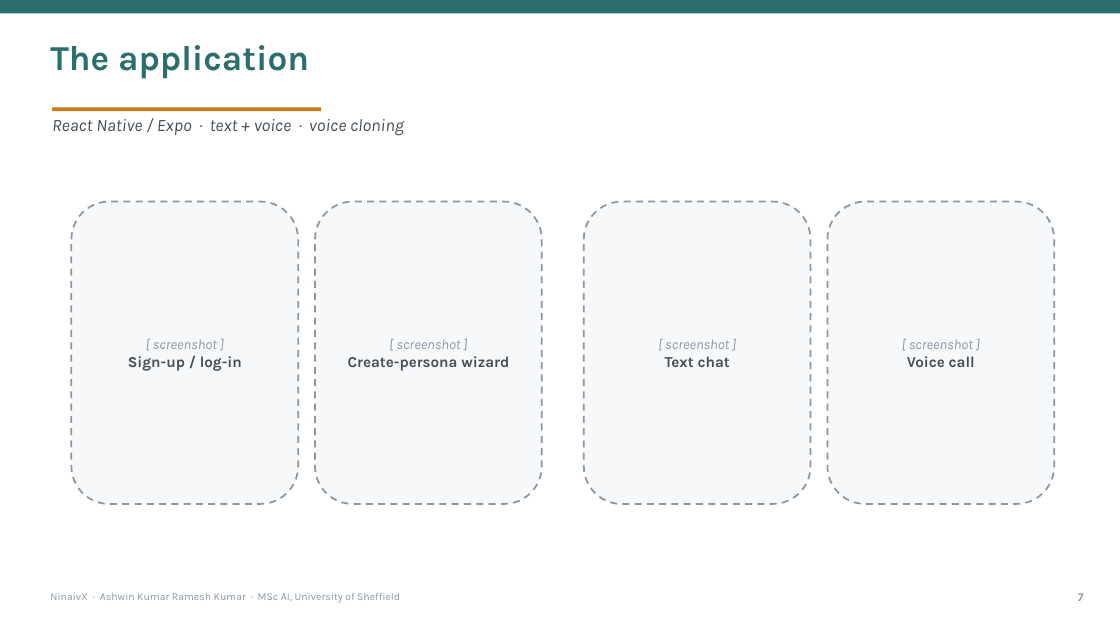
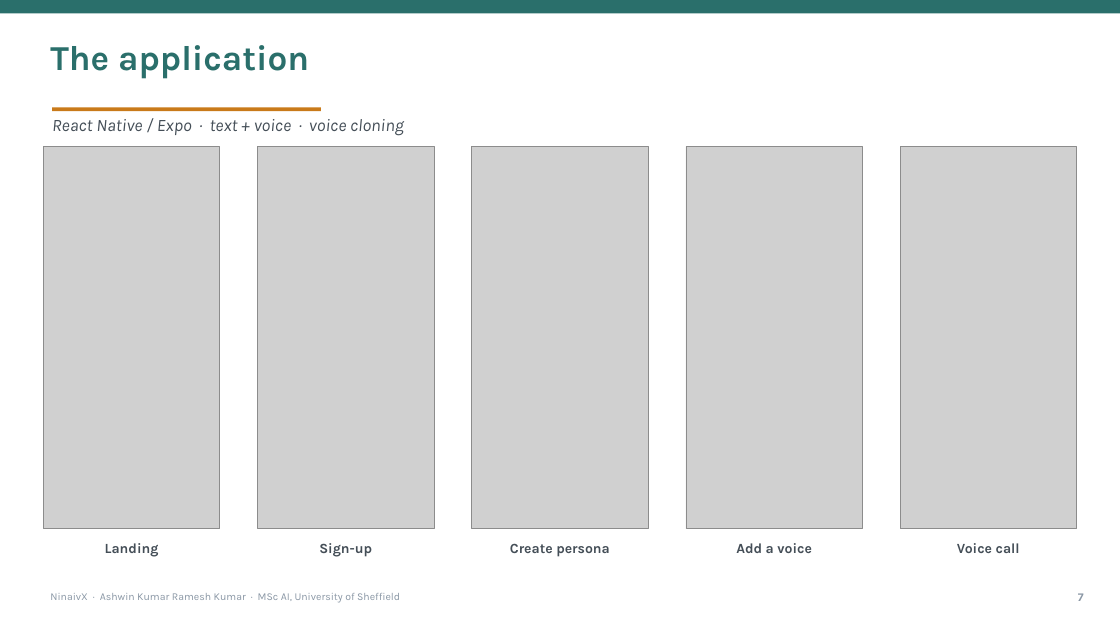
Before and after one commit to HITMAN-AK/NinaivX, a slide deck: slide 8 of backend/docs/report/NinaivX-Presentation.pptx. Drawn at 1120x630 pixels with LibreOffice and Linux fonts; fonts in the diff are those of the drawing; grey boxes stand for pictures. Boxes give left, top, right and bottom in pixels: in the first picture for what was removed or moved away, otherwise in the second. Text is boxed around its words. In the diff, an @@ line names an element or a change of style, - is before the commit and + after.

```diff
--- a/backend/docs/report/NinaivX-Presentation.pptx
+++ b/backend/docs/report/NinaivX-Presentation.pptx
@@ picture added at [44, 146, 220, 528] @@
@@ picture added at [258, 146, 434, 528] @@
@@ picture added at [472, 146, 649, 528] @@
@@ picture added at [686, 146, 863, 528] @@
@@ picture added at [901, 146, 1077, 528] @@
@@ rounded rectangle removed at [71, 202, 298, 504] @@
@@ rounded rectangle removed at [315, 202, 542, 504] @@
@@ rounded rectangle removed at [584, 202, 811, 504] @@
@@ rounded rectangle removed at [828, 202, 1054, 504] @@
@@ text removed at [128, 339, 242, 371] @@
-[ screenshot ]
-Sign-up / log-in
@@ text removed at [665, 339, 730, 367] @@
-[ screenshot ]
-Text chat
@@ text at [909, 339, 973, 349]: paragraph removed @@
-[ screenshot ]
@@ text "Create persona" at [510, 543, 610, 557]: vertical alignment middle to top @@
@@ text "Voice call": place and size @@
-text "Voice call" at [907, 339, 975, 367]
+text "Voice call" at [957, 543, 1020, 553]
@@ text "Voice call" at [957, 543, 1020, 553]: size 13 to 12 pt; vertical alignment middle to top @@
@@ text added at [105, 543, 159, 557], 12 pt, text #444E57, bold @@
+Landing
@@ text added at [319, 543, 372, 557], 12 pt, text #444E57, bold @@
+Sign-up
@@ text at [510, 543, 610, 557]: text changed; size 13 to 12 pt @@
-[ screenshot ]
-Create-persona wizard
+Create persona
@@ text added at [736, 543, 812, 553], 12 pt, text #444E57, bold @@
+Add a voice
```
Also in this commit, not shown: 1 other slide changed, 11 other files.
